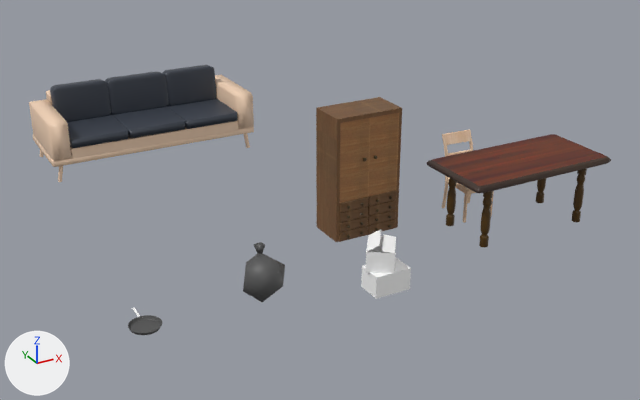
The FBX model Data/Model/GarbageBag/garbage bag.fbx as it was, and as the next commit left it.
Rendered twice from a 50 mm camera at (-2.49, -4.71, 2.96) aimed at (0.84, 1.36, -0.07). Arrows for +X, +Y and +Z are at lower left; the lights stay in place. Where no turn or scale is listed for an object, it has been applied to the vertices.
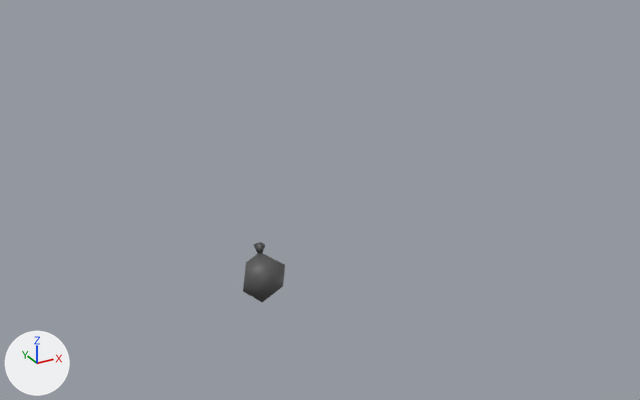
The newer file is also turned or shifted as a whole; pictures and numbers use the older file's frame.

Changed parts and their boxes [x1, y1, x2, y2] in the pictures (640 x 400 px):
'Cube.010', deleted: before [29, 65, 254, 182]
    faces in mat_lambert6 (dark blue #383f4a): [50, 65, 238, 148]
    faces in mat_lambert7 (picture img_images_jpg): [29, 75, 254, 182]
'polySurface21', deleted (brown): before [316, 97, 402, 242]
    faces in mat_lambert3 (picture img_aaaa_png): [316, 97, 402, 242]
    faces in mat_lambert4 (brown #413012): [347, 155, 392, 238]
'polySurface8', deleted (brown): before [427, 134, 611, 248]
    faces in mat_pasted__lambert4 (picture img_tenbanuv_png): [427, 134, 611, 193]
    faces in mat_pasted__lambert2 (brown #4f3500): [446, 168, 587, 248]
'BOX3', deleted: before [361, 229, 411, 299]
'pasted__pasted__pCube23', deleted (beige): before [442, 129, 494, 223]
'polySurface17', deleted: before [128, 308, 162, 335]
    faces in mat_lambert9 (dark grey #535353): [128, 315, 162, 335]

The edits, one by one:
Object 'polySurface17' (ob_polysurface17) is deleted.
Object 'polySurface21' (ob_polysurface21) is deleted.
Object 'polySurface8' (ob_polysurface8) is deleted.
Object 'Cube.010' (ob_cube_010) is deleted.
Object 'pasted__pasted__pCube23' (ob_pasted__pasted__pcube23) is deleted.
Object 'BOX3' (ob_box3) is deleted.
